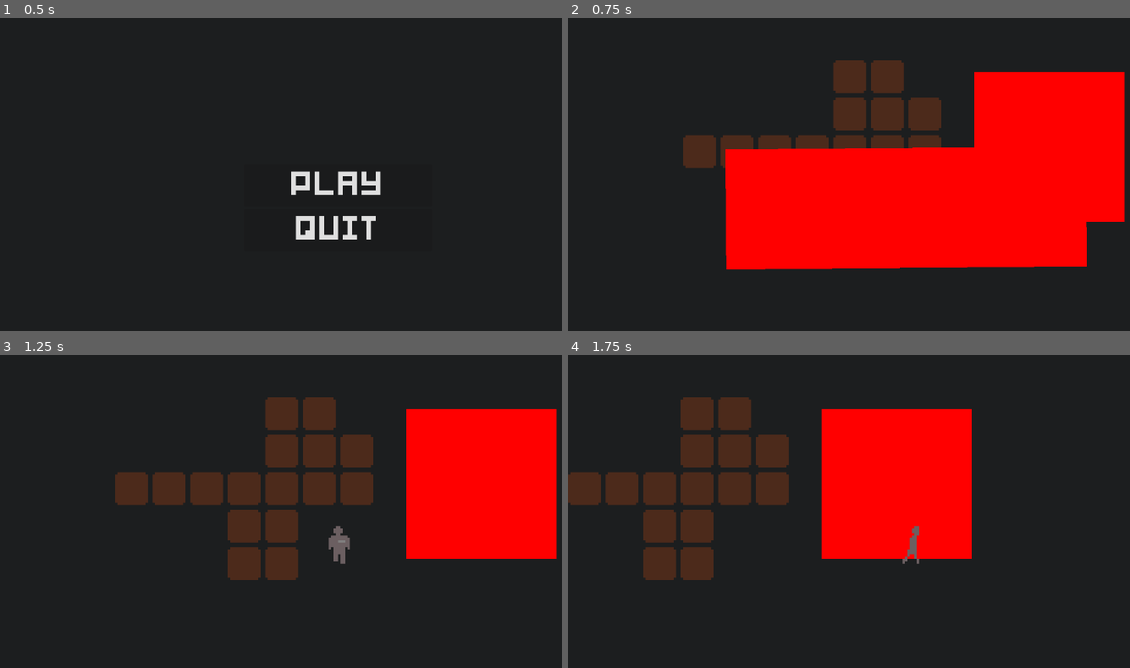
Above: before the commit, frames 1-4 (two rows, left to right).
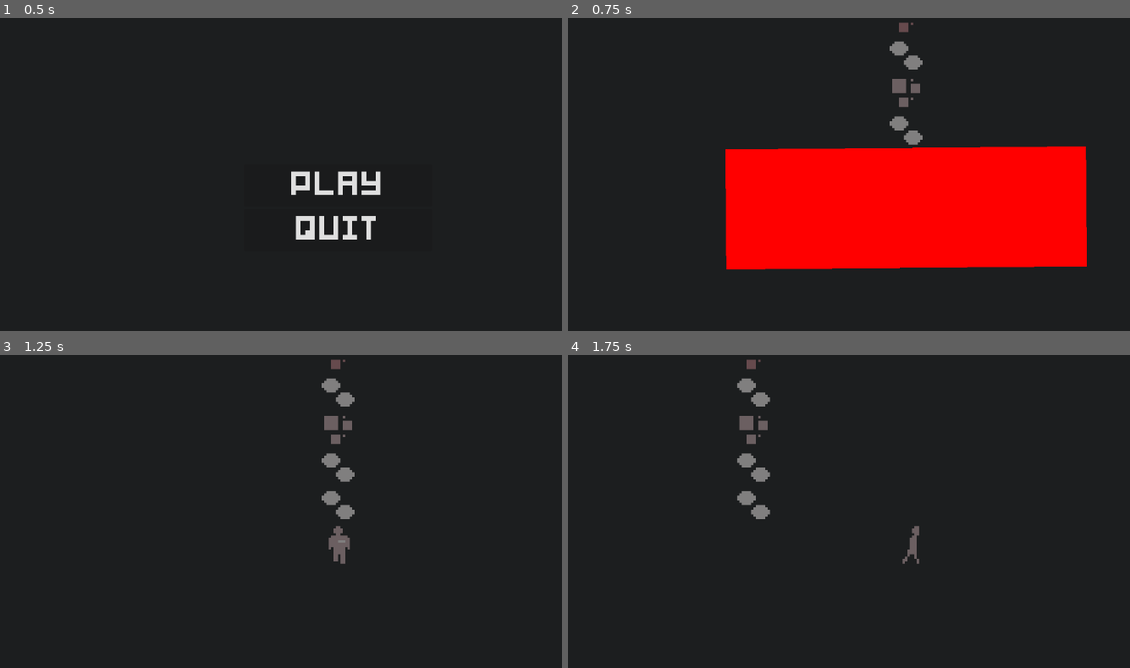
Above: after the commit, the same moments.

Repository: impstudio2024/gwj74
Game: Godot game, scene res://scenes/mainmenu.tscn
Same seed, same stepped clock (60 frames per second), same inputs: the game is played once before the commit and once after it. The engine's default icon, where the game draws it, is replaced by a stand-in: a white triangle on a blue panel in a dark square.
Inputs:
- Up to frame 1 (0.5 s): no input
- Up to frame 2 (0.75 s): click "PLAY" at 0.5 s
- Up to frame 3 (1.25 s): no input
- Up to frame 4 (1.75 s): tap Enter (ui_accept) at 1.25, 1.52 s; hold D (move_right) from 1.28 s (still down)

Frame 1 is identical in both runs. In frame 2, 14% of the frame differs, in the area x 20-100%, y 1-76%; in frame 3, 23%, in the area x 20-100%, y 1-72%; in frame 4, 22%.

Commit message:
fix y sort for exterior ground tiles

Diff:
--- a/godotwildjam2024_2dtopdownhorror/assets/sprites/floor_details.tres
+++ b/godotwildjam2024_2dtopdownhorror/assets/sprites/floor_details.tres
@@ -5,6 +5,7 @@
 [sub_resource type="TileSetAtlasSource" id="TileSetAtlasSource_4wmcp"]
 texture = ExtResource("1_xpum8")
 5:12/0 = 0
+5:12/0/y_sort_origin = -32
 5:12/0/terrain_set = 0
 5:12/0/terrain = 0
 5:12/0/terrains_peering_bit/right_side = 0
@@ -16,6 +17,7 @@
 5:12/0/terrains_peering_bit/top_side = 0
 5:12/0/terrains_peering_bit/top_right_corner = 0
 6:12/0 = 0
+6:12/0/y_sort_origin = -32
 6:12/0/terrain_set = 0
 6:12/0/terrain = 1
 6:12/0/terrains_peering_bit/right_side = 1
@@ -27,6 +29,7 @@
 6:12/0/terrains_peering_bit/top_side = 1
 6:12/0/terrains_peering_bit/top_right_corner = 1
 7:12/0 = 0
+7:12/0/y_sort_origin = -32
 7:12/0/terrain_set = 0
 7:12/0/terrain = 2
 7:12/0/terrains_peering_bit/right_side = 2
@@ -38,6 +41,7 @@
 7:12/0/terrains_peering_bit/top_side = 2
 7:12/0/terrains_peering_bit/top_right_corner = 2
 8:12/0 = 0
+8:12/0/y_sort_origin = -32
 8:12/0/terrain_set = 0
 8:12/0/terrain = 3
 8:12/0/terrains_peering_bit/right_side = 3
@@ -49,6 +53,7 @@
 8:12/0/terrains_peering_bit/top_side = 3
 8:12/0/terrains_peering_bit/top_right_corner = 3
 9:12/0 = 0
+9:12/0/y_sort_origin = -32
 9:12/0/terrain_set = 0
 9:12/0/terrain = 4
 9:12/0/terrains_peering_bit/right_side = 4
@@ -60,6 +65,7 @@
 9:12/0/terrains_peering_bit/top_side = 4
 9:12/0/terrains_peering_bit/top_right_corner = 4
 10:11/0 = 0
+10:11/0/y_sort_origin = -32
 10:11/0/terrain_set = 0
 10:11/0/terrain = 19
 10:11/0/terrains_peering_bit/right_side = 19
@@ -71,6 +77,7 @@
 10:11/0/terrains_peering_bit/top_side = 19
 10:11/0/terrains_peering_bit/top_right_corner = 19
 10:10/0 = 0
+10:10/0/y_sort_origin = -32
 10:10/0/terrain_set = 0
 10:10/0/terrain = 18
 10:10/0/terrains_peering_bit/right_side = 18
@@ -82,6 +89,7 @@
 10:10/0/terrains_peering_bit/top_side = 18
 10:10/0/terrains_peering_bit/top_right_corner = 18
 10:9/0 = 0
+10:9/0/y_sort_origin = -32
 10:9/0/terrain_set = 0
 10:9/0/terrain = 17
 10:9/0/terrains_peering_bit/right_side = 17
@@ -93,6 +101,7 @@
 10:9/0/terrains_peering_bit/top_side = 17
 10:9/0/terrains_peering_bit/top_right_corner = 17
 10:8/0 = 0
+10:8/0/y_sort_origin = -32
 10:8/0/terrain_set = 0
 10:8/0/terrain = 16
 10:8/0/terrains_peering_bit/right_side = 16
@@ -104,6 +113,7 @@
 10:8/0/terrains_peering_bit/top_side = 16
 10:8/0/terrains_peering_bit/top_right_corner = 16
 9:15/0 = 0
+9:15/0/y_sort_origin = -32
 9:15/0/terrain_set = 0
 9:15/0/terrain = 10
 9:15/0/terrains_peering_bit/right_side = 10
@@ -115,6 +125,7 @@
 9:15/0/terrains_peering_bit/top_side = 10
 9:15/0/terrains_peering_bit/top_right_corner = 10
 10:15/0 = 0
+10:15/0/y_sort_origin = -32
 10:15/0/terrain_set = 0
 10:15/0/terrain = 11
 10:15/0/terrains_peering_bit/right_side = 11
@@ -126,6 +137,7 @@
 10:15/0/terrains_peering_bit/top_side = 11
 10:15/0/terrains_peering_bit/top_right_corner = 11
 10:16/0 = 0
+10:16/0/y_sort_origin = -32
 10:16/0/terrain_set = 0
 10:16/0/terrain = 14
 10:16/0/terrains_peering_bit/right_side = 14
@@ -137,6 +149,7 @@
 10:16/0/terrains_peering_bit/top_side = 14
 10:16/0/terrains_peering_bit/top_right_corner = 14
 9:16/0 = 0
+9:16/0/y_sort_origin = -32
 9:16/0/terrain_set = 0
 9:16/0/terrain = 13
 9:16/0/terrains_peering_bit/right_side = 13
@@ -148,6 +161,7 @@
 9:16/0/terrains_peering_bit/top_side = 13
 9:16/0/terrains_peering_bit/top_right_corner = 13
 8:16/0 = 0
+8:16/0/y_sort_origin = -32
 8:16/0/terrain_set = 0
 8:16/0/terrain = 12
 8:16/0/terrains_peering_bit/right_side = 12
@@ -159,6 +173,7 @@
 8:16/0/terrains_peering_bit/top_side = 12
 8:16/0/terrains_peering_bit/top_right_corner = 12
 10:14/0 = 0
+10:14/0/y_sort_origin = -32
 10:14/0/terrain_set = 0
 10:14/0/terrain = 7
 10:14/0/terrains_peering_bit/right_side = 7
@@ -170,6 +185,7 @@
 10:14/0/terrains_peering_bit/top_side = 7
 10:14/0/terrains_peering_bit/top_right_corner = 7
 9:14/0 = 0
+9:14/0/y_sort_origin = -32
 9:14/0/terrain_set = 0
 9:14/0/terrain = 6
 9:14/0/terrains_peering_bit/right_side = 6
@@ -181,6 +197,7 @@
 9:14/0/terrains_peering_bit/top_side = 6
 9:14/0/terrains_peering_bit/top_right_corner = 6
 9:13/0 = 0
+9:13/0/y_sort_origin = -32
 9:13/0/terrain_set = 0
 9:13/0/terrain = 5
 9:13/0/terrains_peering_bit/right_side = 5
@@ -192,6 +209,7 @@
 9:13/0/terrains_peering_bit/top_side = 5
 9:13/0/terrains_peering_bit/top_right_corner = 5
 10:13/0 = 0
+10:13/0/y_sort_origin = -32
 10:13/0/terrain_set = 0
 10:13/0/terrain = 8
 10:13/0/terrains_peering_bit/right_side = 8
@@ -203,6 +221,7 @@
 10:13/0/terrains_peering_bit/top_side = 8
 10:13/0/terrains_peering_bit/top_right_corner = 8
 10:12/0 = 0
+10:12/0/y_sort_origin = -32
 10:12/0/terrain_set = 0
 10:12/0/terrain = 9
 10:12/0/terrains_peering_bit/right_side = 9
@@ -214,11 +233,17 @@
 10:12/0/terrains_peering_bit/top_side = 9
 10:12/0/terrains_peering_bit/top_right_corner = 9
 4:5/0 = 0
+4:5/0/y_sort_origin = -32
 3:5/0 = 0
+3:5/0/y_sort_origin = -32
 2:5/0 = 0
+2:5/0/y_sort_origin = -32
 1:5/0 = 0
+1:5/0/y_sort_origin = -32
 0:5/0 = 0
+0:5/0/y_sort_origin = -32
 10:7/0 = 0
+10:7/0/y_sort_origin = -32
 10:7/0/terrain_set = 0
 10:7/0/terrain = 15
 10:7/0/terrains_peering_bit/right_side = 15
--- a/godotwildjam2024_2dtopdownhorror/scenes/polygon_level.tscn
+++ b/godotwildjam2024_2dtopdownhorror/scenes/polygon_level.tscn
@@ -28,6 +28,7 @@
 tile_set = ExtResource("4_dnq3g")
 
 [node name="Player" parent="." instance=ExtResource("1_16oua")]
+position = Vector2(-2424, -1047)
 
 [node name="InteriorWalls" type="TileMapLayer" parent="."]
 y_sort_enabled = true
